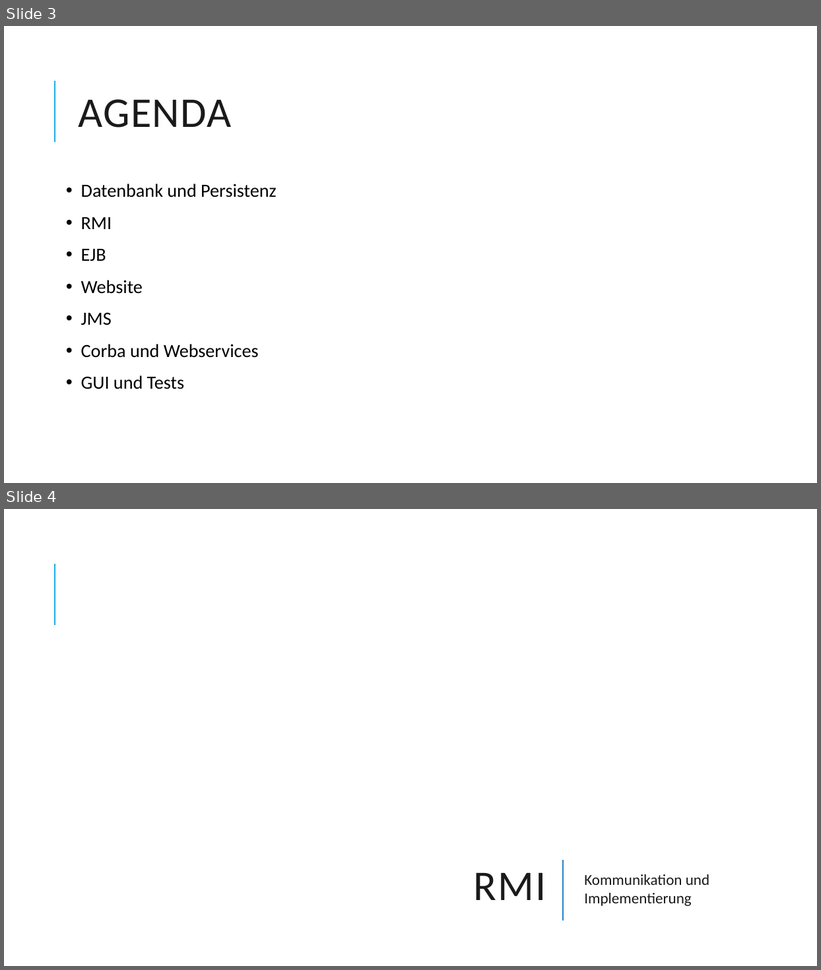
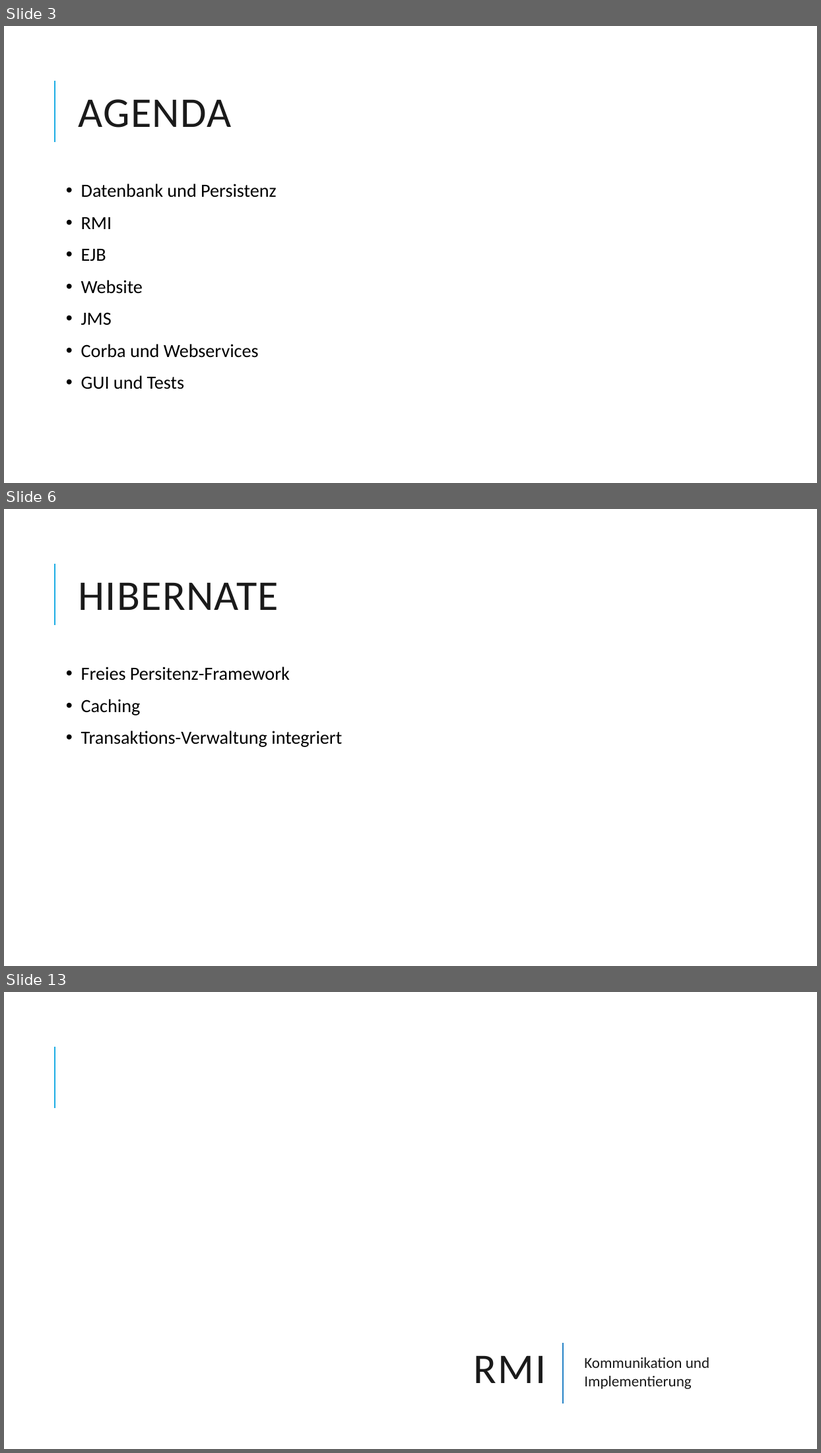
Before and after one commit to Dabjazz/SportsClubManager, a slide deck: Presentation/Presentation.pptx. Shown one above the other, each under a label of ours: slides 3 and 4 before the commit, slides 3, 6 and 13 after it; the slides between them are not shown. The pictures are 821x970 and 821x1453 pixels, drawn with LibreOffice and Linux fonts; fonts in the diff are those of the drawing; background and template pictures are left out. Boxes give left, top, right and bottom in pixels: in the first picture for what was removed or moved away, otherwise in the second. Text is boxed around its words. In the diff, an @@ line names an element or a change of style, - is before the commit and + after.

```diff
--- a/Presentation/Presentation.pptx
+++ b/Presentation/Presentation.pptx
@@ slide 6 added at (x1=4, y1=509, x2=817, y2=966), background #FFFFFF; not listed: 1 template element that a slide beside it also shows @@
@@ title added at (x1=79, y1=583, x2=279, y2=610), 50 pt, text #1A1A1A @@
+HIBERNATE
@@ text added at (x1=81, y1=667, x2=342, y2=747), 22 pt, text #000000 @@
+• Freies Persitenz-Framework
+• Caching
+• Transaktions-Verwaltung integriert
@@ what was slide 4 is now slide 13 @@
```
Also in this commit, not shown: 8 other slides added.
